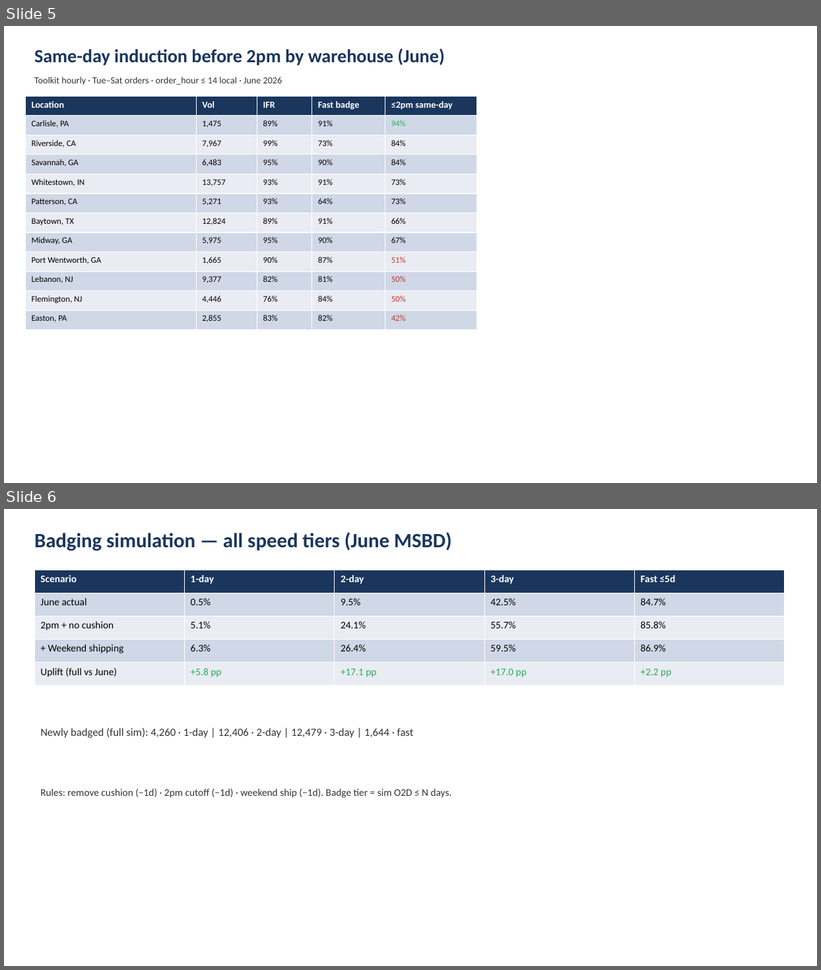
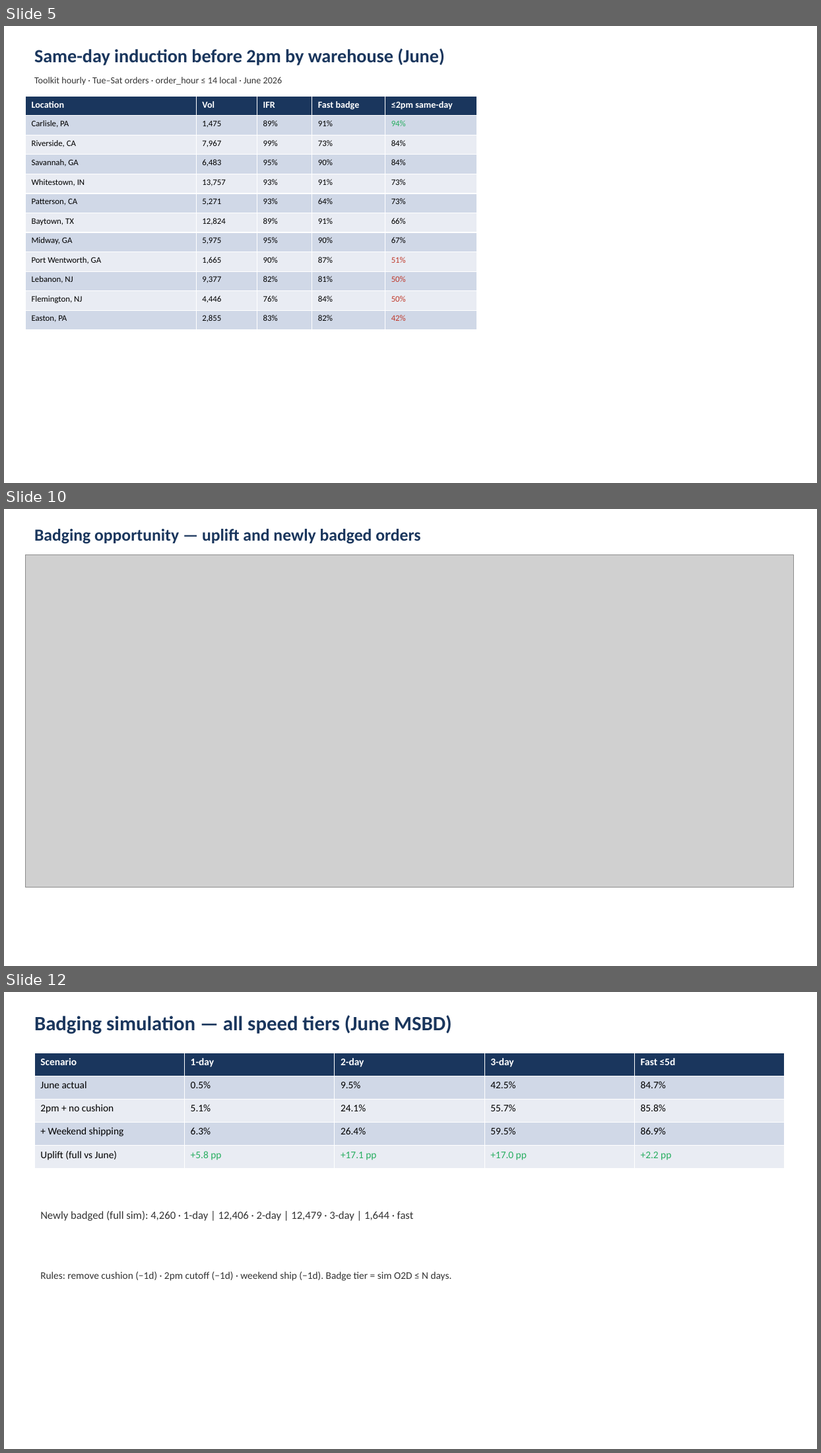
Before and after one commit to et844p/O2S, a slide deck: output/safavieh/Safavieh_CEO_June_MSBD.pptx. Shown one above the other, each under a label of ours: slides 5 and 6 before the commit, slides 5, 10 and 12 after it; the slides between them are not shown. The pictures are 821x970 and 821x1453 pixels, drawn with LibreOffice and Linux fonts; fonts in the diff are those of the drawing; grey boxes stand for pictures. Boxes give left, top, right and bottom in pixels: in the first picture for what was removed or moved away, otherwise in the second. Text is boxed around its words. In the diff, an @@ line names an element or a change of style, - is before the commit and + after.

```diff
--- a/output/safavieh/Safavieh_CEO_June_MSBD.pptx
+++ b/output/safavieh/Safavieh_CEO_June_MSBD.pptx
@@ slide 10 added at (4, 509, 817, 966), background #FFFFFF @@
@@ text added at (34, 529, 420, 544), 20 pt, text #1A365D, bold @@
+Badging opportunity — uplift and newly badged orders
@@ picture added at (25, 555, 794, 888) @@
@@ what was slide 6 is now slide 12 @@
```
Also in this commit, not shown: 5 other slides added, 12 other files.
